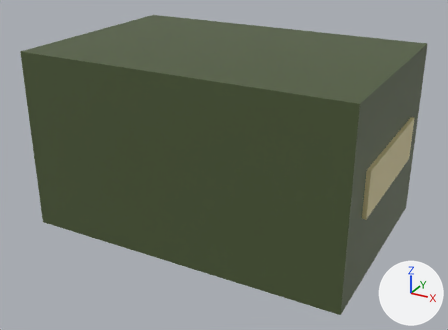
Renders of the glTF model assets/generated/items/pistol_ammo.glb from each side of a commit.
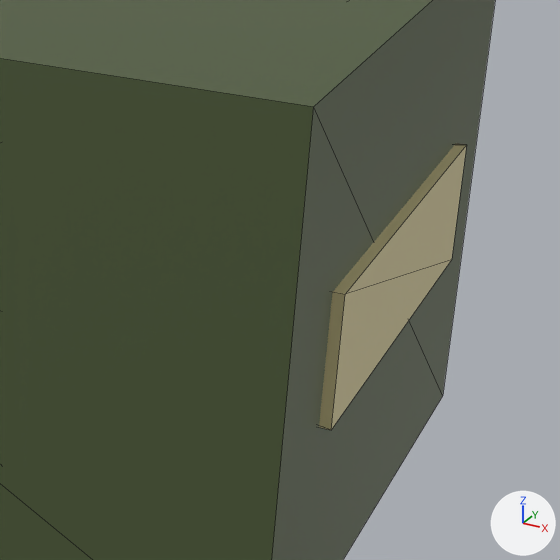
Each version is shown whole from a 50 mm lens placed at (0.0775, -0.1437, 0.0876), pointed at (0.0004, -0.0035, 0.0175), then close up on the part from 55% to 100% of the width and 20% to 81% of the height. Arrows for +X, +Y and +Z are at lower right; the lights stay in place. The first two pictures are the older version. The close-ups show mesh edges as thin lines. Vertices at exactly the same position are counted once.

The first close-up shows 'pistol_ammo'.
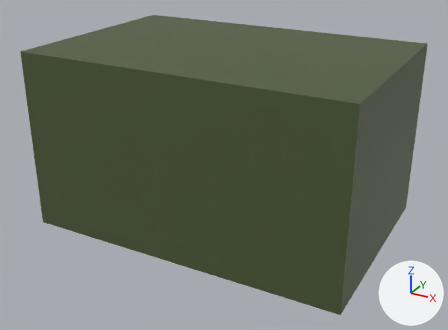
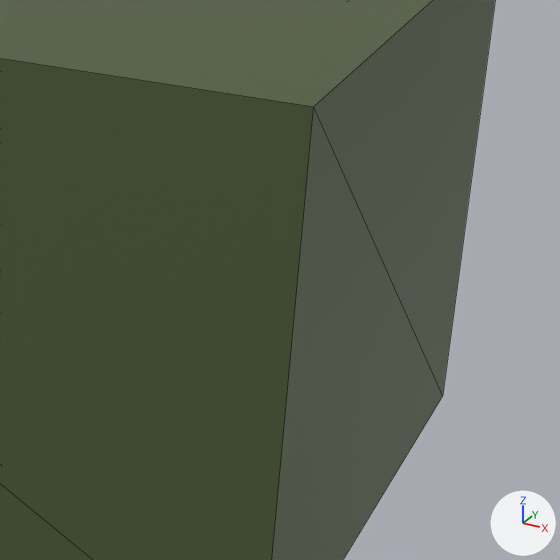
Location of each change, (x1, y1, x2, y2) in pixels of the close-ups (560 x 560 px; the box of a moved part takes in the faces that stretch with it):
```json
{"part": 1, "of": "me_pistol_ammo", "change": "moved or reshaped", "before": [319, 143, 466, 430], "after": [0, 126, 470, 433]}
{"part": 2, "of": "me_pistol_ammo", "change": "moved or reshaped", "before": [0, 126, 470, 433], "on screen": "not visible afterwards"}
{"part": 3, "of": "me_pistol_ammo", "change": "recoloured", "before": [319, 143, 466, 430], "after": [319, 143, 466, 430]}
{"part": 4, "of": "me_pistol_ammo", "change": "recoloured", "before": [317, 141, 469, 432]}
```

The change, as JSON lines over the scene's bpy script:
```json
{"block": "me_pistol_ammo", "where": "# used by ob_pistol_ammo; location = (0.0, 0.0, 0.0)"}
{"op": "remove", "block": "me_pistol_ammo", "code": "me_pistol_ammo.from_pydata(...)  # 16 vertices, 24 faces; spans x -0.046..0.046, y -0.03..0.03, z 0.0..0.05"}
{"op": "add", "block": "me_pistol_ammo", "code": "me_pistol_ammo.from_pydata(...)  # 16 vertices, 24 faces; spans x -0.045..0.045, y -0.03..0.03, z 0.0..0.05"}
{"block": "me_pistol_ammo", "change": "me_pistol_ammo part 1: the loose piece of 8 vertices spanning x -0.046..0.046, y -0.02..0.02, z 0.02..0.032 is scaled about its middle by (0.978, 1.5, 4.17), then moved by (0.0, 0.0, -0.001)"}
{"block": "me_pistol_ammo", "change": "me_pistol_ammo part 2: the loose piece of 8 vertices spanning x -0.045..0.045, y -0.03..0.03, z 0.0..0.05 is scaled about its middle by (0.933, 0.667, 0.24), then moved by (0.0, 0.0, 0.001)"}
{"block": "me_pistol_ammo", "change": "me_pistol_ammo part 3: 12 faces centred in x -0.046..0.046, y -0.02..0.02, z 0.02..0.032 are repainted in the vertex colours; the middle colour goes from beige #d8cc99 to dark green #4d5a38"}
{"block": "me_pistol_ammo", "change": "me_pistol_ammo part 4: 12 faces centred in x -0.045..0.045, y -0.03..0.03, z 0.0..0.05 are repainted in the vertex colours; the middle colour goes from dark green #4d5a38 to beige #d8cc99"}
```
